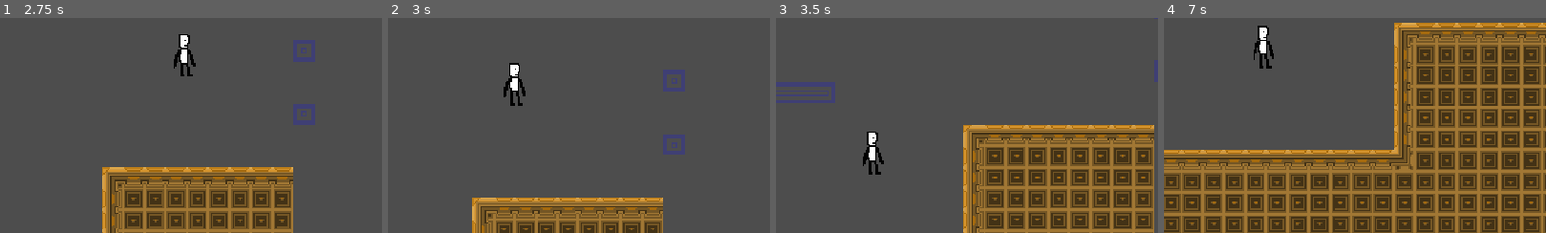
Above: before the commit, frames 1-4 (left to right).
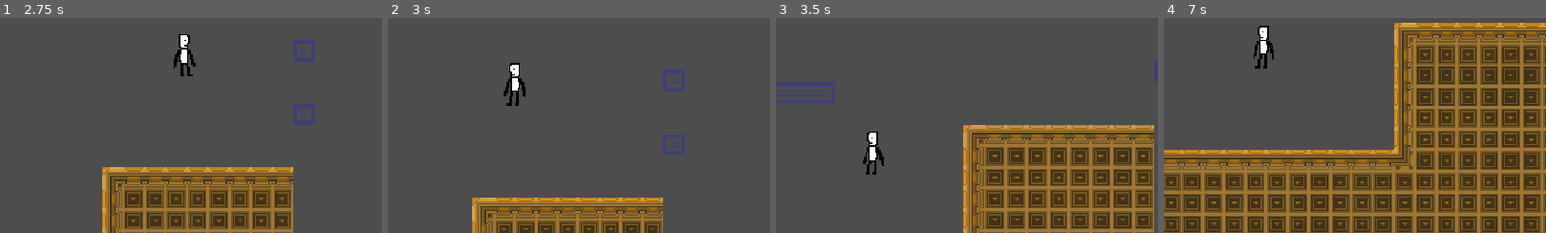
Above: after the commit, the same moments.

Repository: pixerhp/GMTK-2026
Game: Godot game, scene res://scenes/main_menu.tscn
The game is run twice, just before and just after one commit, with the same random seed, the same clock (stepped at 60 frames per second) and the same inputs. The engine's default icon, where the game draws it, is replaced by a stand-in: a white triangle on a blue panel in a dark square.
Inputs:
- Up to frame 1 (2.75 s): click "Play" at 0.5 s; hold D (right) from 1.28 s (still down); tap Space (jump) at 1.52, 2.27 s
- Up to frame 2 (3 s): release D (right) at 2.78 s; hold A (left) from 2.78 s (still down)
- Up to frame 3 (3.5 s): keep holding A (left)
- Up to frame 4 (7 s): release A (left) at 3.53 s; hold D (right) 3.53-5.03 s; tap Space (jump) at 3.77, 4.52, 5.27, 6.77 s; hold A (left) 5.03-5.78 s; hold D (right) 5.78-6.53 s; hold A (left) from 6.53 s (still down)
The pictures show only the part of the screen within x 31-81%, y 33-83%; the shares and areas given below are measured in that part.

Frame 1 is identical in both runs. In frame 2, 0.2% of the frame differs, in the area x 30-36%, y 20-41%; in frame 3, 0.3%; in frame 4, 0.3%, in the area x 23-29%, y 3-24%.

Commit message:
Make player look in direction of movement

Diff:
--- a/scripts/player.gd
+++ b/scripts/player.gd
@@ -41,7 +41,8 @@
 	if time_since_pressed_jump < 0.1 and time_since_on_floor < 0.1:
 		velocity.y = -JUMP_VELOCITY
 
-	velocity.x = Input.get_axis("left", "right") * SPEED
+	var move_intent: float = Input.get_axis("left", "right")
+	velocity.x = move_intent * SPEED
 
 	var ledge_grabbing: LEDGE_GRAB_DIRECTION = LEDGE_GRAB_DIRECTION.NEITHER
 
@@ -74,5 +75,7 @@
 					ledge_grab_cooldown = 0.1
 	else:
 		was_ledge_grabbing = false
+	if velocity.x and move_intent:
+		$Sprite2D.flip_h = move_intent < 0
 
 	move_and_slide()
